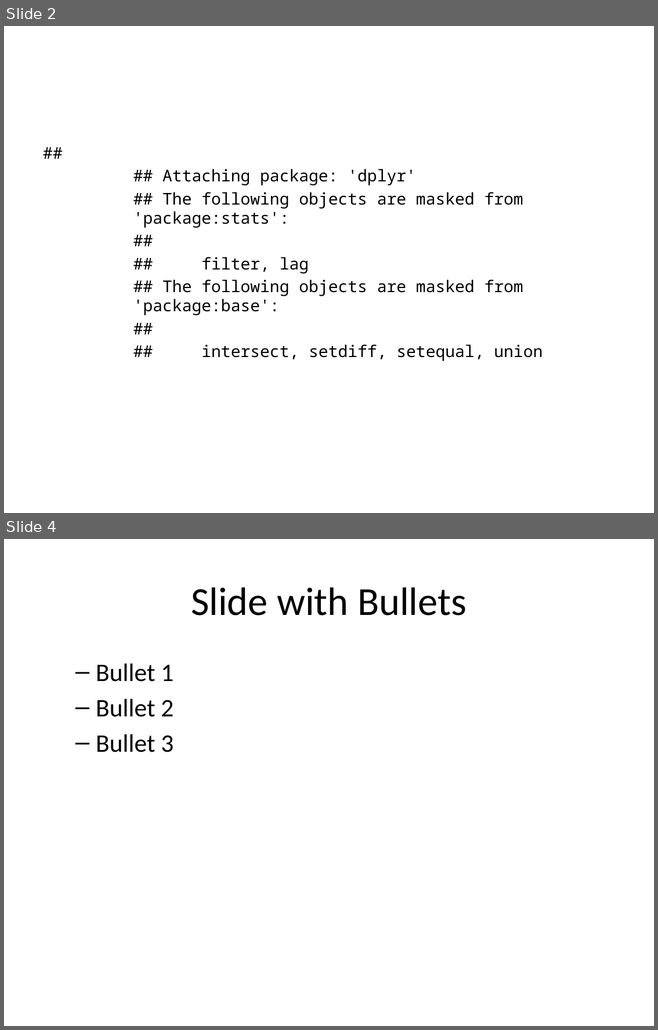
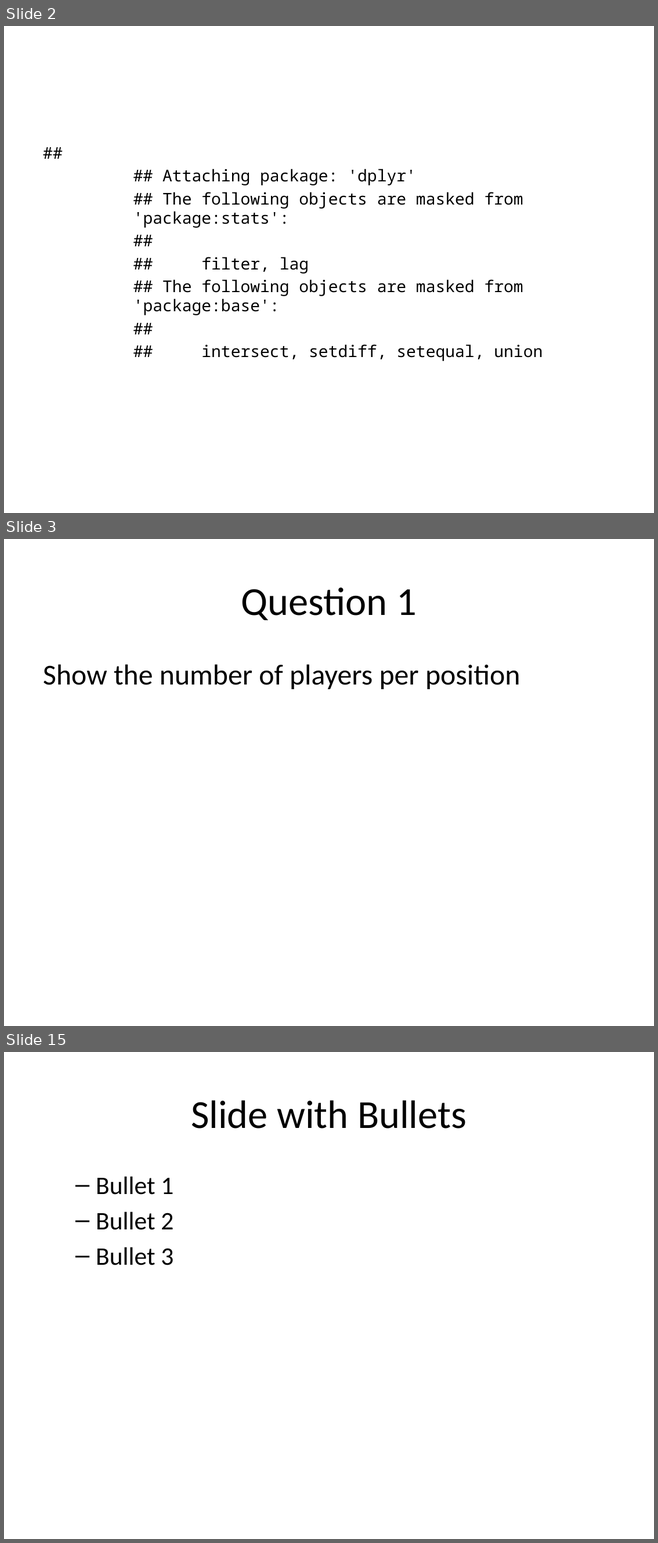
Before and after one commit to rmpalmer/MDS-6306-Doing-Data-Science-Fall-2019, a slide deck: Unit 2/Richard_Palmer_LiveSession_2.pptx. Shown one above the other, each under a label of ours: slides 2 and 4 before the commit, slides 2, 3 and 15 after it; the slides between them are not shown. The pictures are 658x1030 and 658x1543 pixels, drawn with LibreOffice and Linux fonts; fonts in the diff are those of the drawing. Boxes give left, top, right and bottom in pixels: in the first picture for what was removed or moved away, otherwise in the second. Text is boxed around its words. In the diff, an @@ line names an element or a change of style, - is before the commit and + after.

Commit message:
mostly working through question 7

```diff
--- a/Unit 2/Richard_Palmer_LiveSession_2.pptx
+++ b/Unit 2/Richard_Palmer_LiveSession_2.pptx
@@ slide 3 added at (x1=4, y1=539, x2=654, y2=1026), background #FFFFFF @@
@@ title added at (x1=241, y1=587, x2=416, y2=620), 44 pt, text #000000 @@
+Question 1
@@ text added at (x1=43, y1=664, x2=520, y2=689), 32 pt, text #000000 @@
+Show the number of players per position
@@ what was slide 4 is now slide 15 @@
```
Also in this commit, not shown: 11 other slides added, 1 slide removed, 1 other file.
